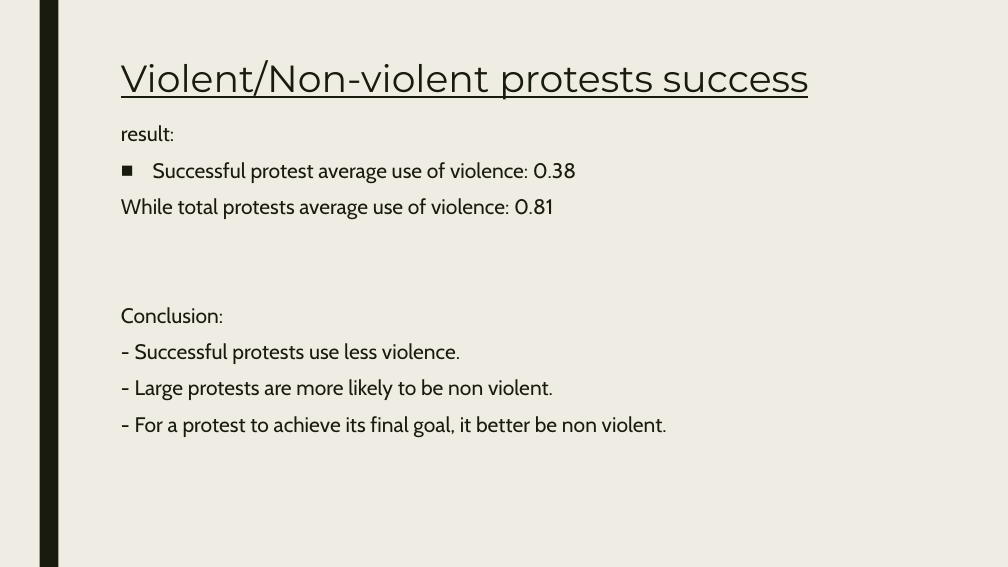
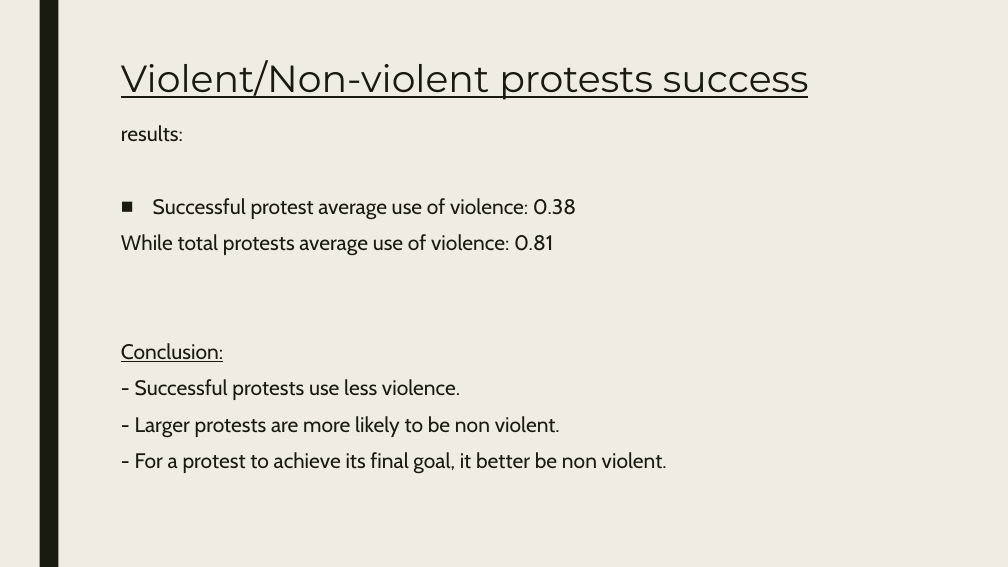
Before and after one commit to Dimnir/Protests, a slide deck: slide 8 of Presentation.pptx. Drawn at 1008x567 pixels with LibreOffice and Linux fonts; fonts in the diff are those of the drawing. Boxes give left, top, right and bottom in pixels: in the first picture for what was removed or moved away, otherwise in the second. Text is boxed around its words. In the diff, an @@ line names an element or a change of style, - is before the commit and + after.

```diff
--- a/Presentation.pptx
+++ b/Presentation.pptx
@@ text at [121,125,183,142]: text changed @@
-result:
+results:
@@ text at [121,343,223,362]: underline on in "Conclusion:" @@
@@ text at [135,416,560,438]: text changed @@
-- Large protests are more likely to be non violent.
+- Larger protests are more likely to be non violent.
```
Also in this commit, not shown: 16 other slides changed.
